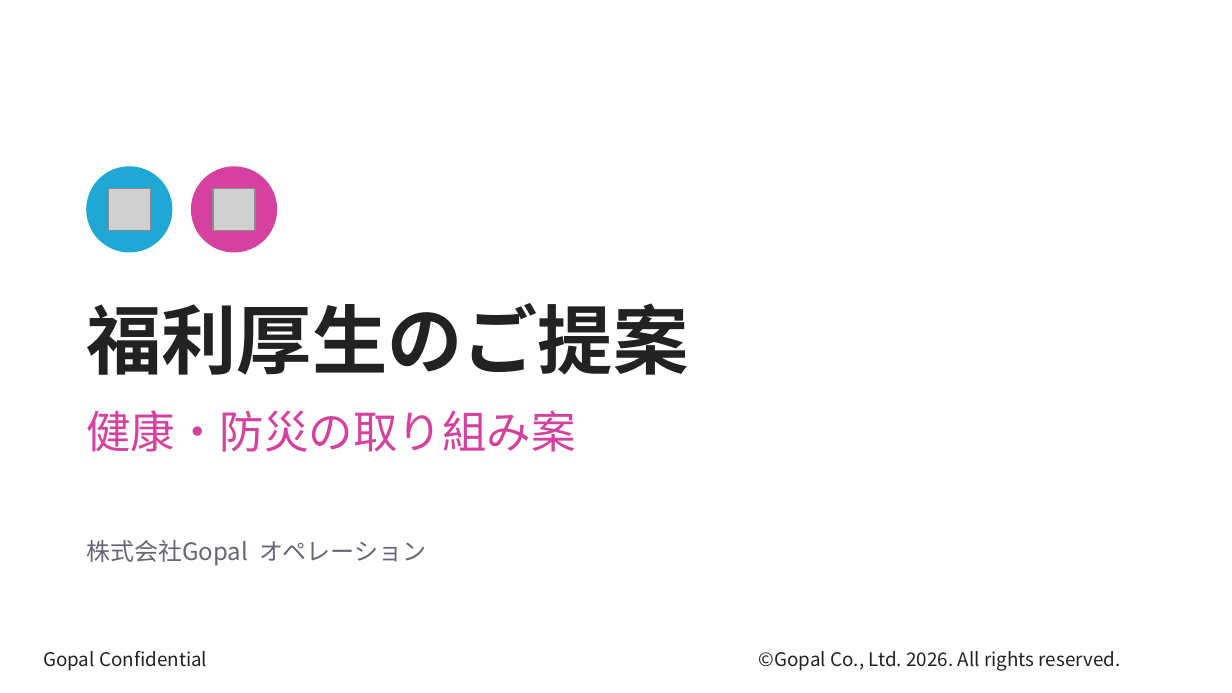
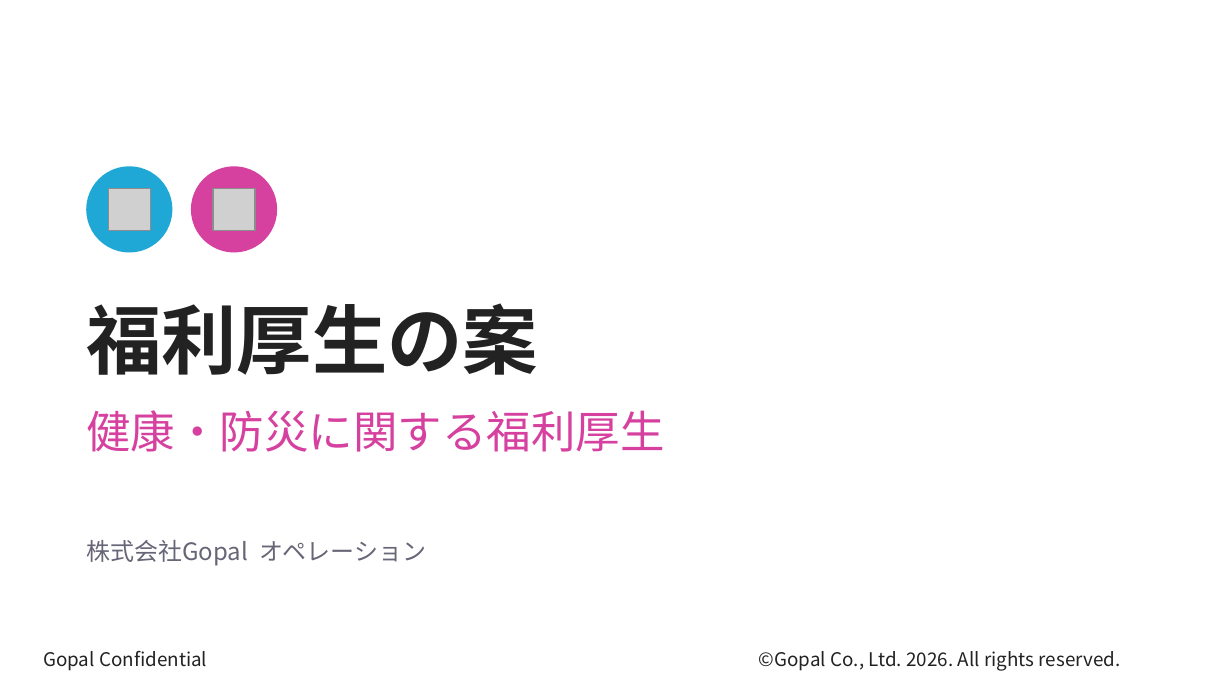
Before and after one commit to kagayugopal-eng/tamu, a slide deck: slide 1 of deck/welfare_health_disaster.pptx. Drawn at 1232x693 pixels with LibreOffice and Linux fonts; fonts in the diff are those of the drawing; grey boxes stand for pictures; background and template pictures are left out. Boxes give left, top, right and bottom in pixels: in the first picture for what was removed or moved away, otherwise in the second. Text is boxed around its words. In the diff, an @@ line names an element or a change of style, - is before the commit and + after.

```diff
--- a/deck/welfare_health_disaster.pptx
+++ b/deck/welfare_health_disaster.pptx
@@ text at bbox=[86, 303, 538, 375]: text changed @@
-福利厚生のご提案
+福利厚生の案
@@ text at bbox=[86, 410, 665, 452]: text changed @@
-健康・防災の取り組み案
+健康・防災に関する福利厚生
```
Also in this commit, not shown: 2 other slides changed, 12 slides added, 5 slides removed, 1 other file.
